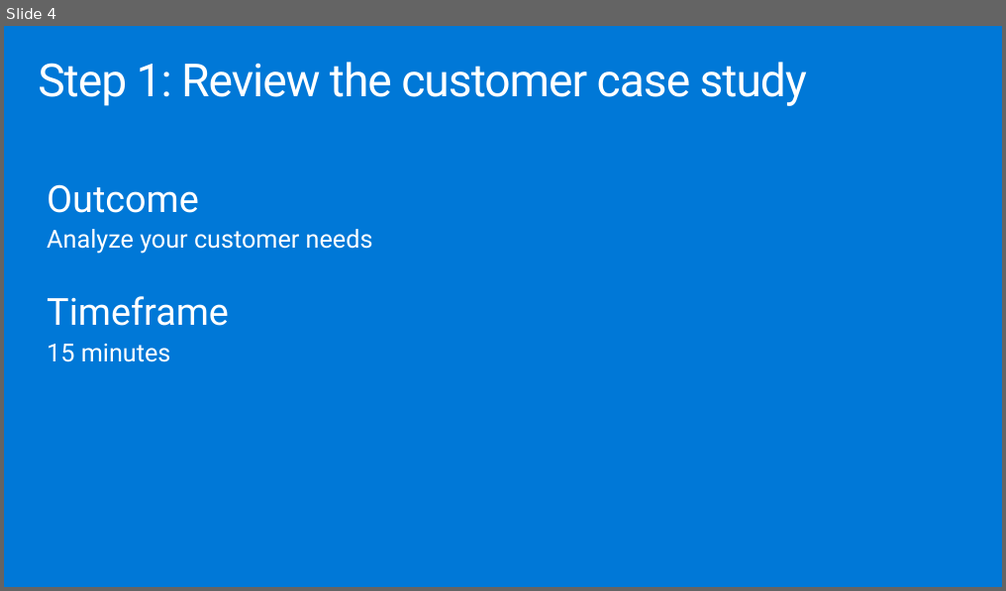
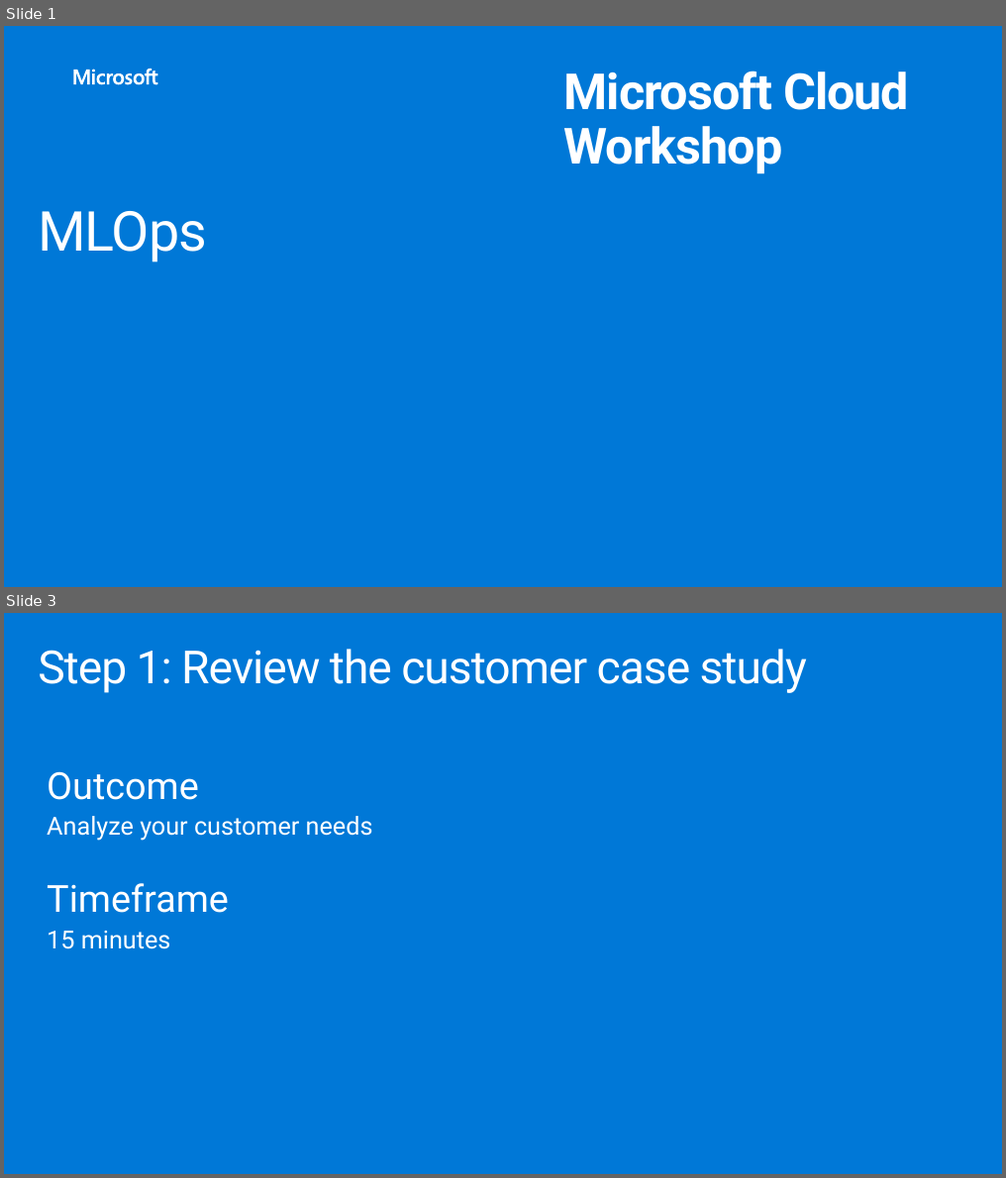
Before and after one commit to solliancenet/MCW-MLOps, a slide deck: Whiteboard design session/WDS trainer presentation - MLOps.pptx. Shown one above the other, each under a label of ours: slide 4 before the commit, slides 1 and 3 after it; the slides between them are not shown. The pictures are 1006x591 and 1006x1178 pixels, drawn with LibreOffice and Linux fonts; fonts in the diff are those of the drawing; background and template pictures are left out. Boxes give left, top, right and bottom in pixels: in the first picture for what was removed or moved away, otherwise in the second. Text is boxed around its words. In the diff, an @@ line names an element or a change of style, - is before the commit and + after.

```diff
--- a/Whiteboard design session/WDS trainer presentation - MLOps.pptx
+++ b/Whiteboard design session/WDS trainer presentation - MLOps.pptx
@@ slide 1 added at box(4, 26, 1002, 587), background #0078D7 @@
@@ freeform shape added at box(73, 69, 157, 85), fill #FFFFFF @@
@@ text added at box(564, 71, 909, 174), 48 pt, text #FFFFFF, bold @@
+Microsoft Cloud Workshop
@@ title added at box(38, 211, 207, 263), 52.9 pt, text #FFFFFF @@
+MLOps
@@ what was slide 4 is now slide 3 @@
```
Also in this commit, not shown: 1 slide changed, 23 other slides added, 20 slides removed, 1 other file.
